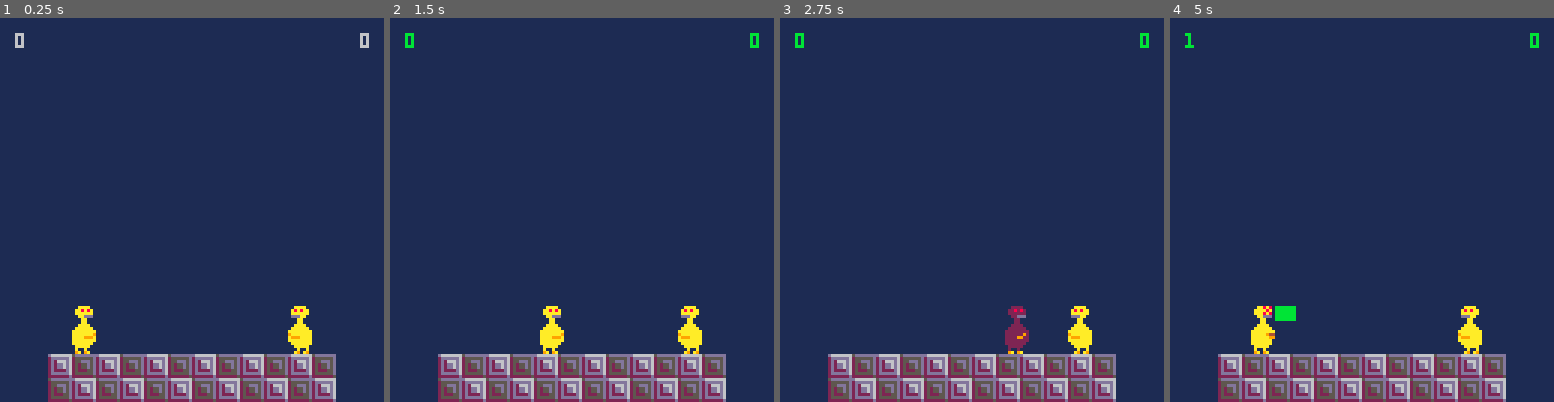
Above: before the commit, frames 1-4 (left to right).
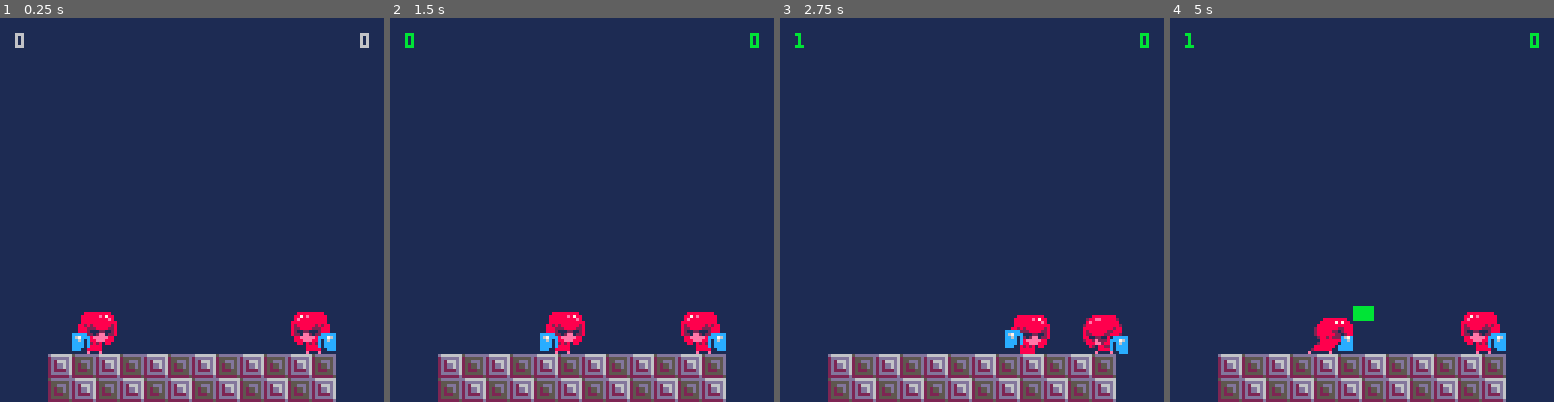
Above: after the commit, the same moments.

Repository: davidjtferguson/dancejab
Game: PICO-8 cartridge jab.p8
Two runs of this game, one before a commit and one after it. Both use one fixed random seed, a clock stepped at 60 frames per second and the inputs below.
Inputs:
- Up to frame 1 (0.25 s): no input
- Up to frame 2 (1.5 s): tap X (X key) at 0.33, 1.07 s; tap O (Z key) at 0.7 s
- Up to frame 3 (2.75 s): hold Right 1.6-2.1 s; tap O (Z key) at 1.7, 2.1, 2.5 s; tap X (X key) at 1.85 s; hold Right from 2.47 s (still down)
- Up to frame 4 (5 s): tap O (Z key) every 0.4 s from 2.9 to 4.9 s; tap X (X key) at 2.97, 4.08 s; release Right at 3.03 s; hold Left 3.08-3.58 s; hold Right 4.02-4.68 s

The runs differ from the first frame. In frame 1, 2.2% of the frame differs, in the area x 18-88%, y 75-88%; in frame 2, 2.2%; in frame 3, 2.4%; in frame 4, 2.8%, in the area x 21-88%, y 75-88%.

Commit message:
toggilable hitbox draw. moved to double size sprites

Diff:
--- a/jab.p8
+++ b/jab.p8
@@ -34,11 +34,11 @@
   -- -1 to reverse current vel
   xcollisionmult=-1,
 
+  --av hurtbox in pixels
+  width=16,
+  height=16,
+
   --hitbox sizes in pixels
-  -- (won't effect visual)
-  -- ... and probs don't work
-  width=8,
-  height=16,
   jabwidth=6,
   jabheight=4,
 
@@ -47,7 +47,7 @@
   xvel=0,
   y=96,
   yvel=0,
-  s=2,
+  s=64,
   flipped=flipped,
   state="none",
   statetimer=0,
@@ -70,15 +70,19 @@
 end
 
 function _init()
- anounce=""
-
+ --constants
  --how many wins for a set
  firstto=3
 
  gravity=0.15
 
+ --for debugging
+ drawhitboxes=true
+
  reset()
 
+ --vars
+ announce=""
  p1.score=0
  p2.score=0
 end
@@ -199,7 +203,7 @@
    _init()
   end
 
-  av.s=2
+  av.s=64
 
   --walking
   if btn(⬅️,av.no) then
@@ -218,22 +222,33 @@
    av.xvel=-av.xmaxvel
   end
  elseif av.state=="roll" then
-  av.s=3
+  --p lumpy, need to seperate out
+  -- animation system
+  if (not av.flipped and
+     av.xvel>0) or
+     (av.flipped and
+     av.xvel<0) then
+   av.s=96
+  else
+   av.s=98
+  end
  elseif av.state=="jab" then
-  av.s=6
+  av.s=74
 
   if av.statetimer==0 then
    av.state="jablag"
    av.statetimer=av.jablagframes
   end
  elseif av.state=="jablag" then
-  av.s=5
+  av.s=100
   av.xvel=0
  elseif av.state=="won" then
-  av.s=9
+  --todo:sort specific sprite
+  av.s=66
   av.xvel=0
  elseif av.state=="dead" then
-  av.s=8
+  --todo:sort specific sprite
+  av.s=110
 
   --stagger away?
   -- undecided. cheap fix for
@@ -248,6 +263,9 @@
    reset()
   end
  elseif av.state=="ringout" then
+  --todo:sort specific sprite
+  av.s=110
+
   av.yvel+=gravity
   av.xvel*=0.8
 
@@ -287,7 +305,7 @@
   p2.score+=1
 
   if p2.score==firstto then
-   anounce="player 2 wins!!"
+   announce="player 2 wins!!"
    sfx(3)
   end
   p2.state="won"
@@ -297,7 +315,7 @@
   p1.score+=1
 
   if p1.score==firstto then
-   anounce="player 1 wins!!"
+   announce="player 1 wins!!"
    sfx(3)
   end
   p1.state="won"
@@ -337,19 +355,21 @@
 
  map(0,0,0,0,16,16)
 
- spr(p1.s,p1.x,p1.y,1,2,p1.flipped)
- spr(p2.s,p2.x,p2.y,1,2,p2.flipped)
-
- for box in all(hitboxes) do
-  rectfill(box.x,box.y,
-   box.x+box.width,
-   box.y+box.height,11)
+ spr(p1.s,p1.x,p1.y,2,2,p1.flipped)
+ spr(p2.s,p2.x,p2.y,2,2,p2.flipped)
+
+ if drawhitboxes then
+  for box in all(hitboxes) do
+    rectfill(box.x,box.y,
+    box.x+box.width,
+    box.y+box.height,11)
+  end
  end
 
  --game info
  print(p1.score,5,5)
  print(p2.score,120,5)
- print(anounce,30,64)
+ print(announce,30,64)
 
  --debug info
  print(test,0,0)
